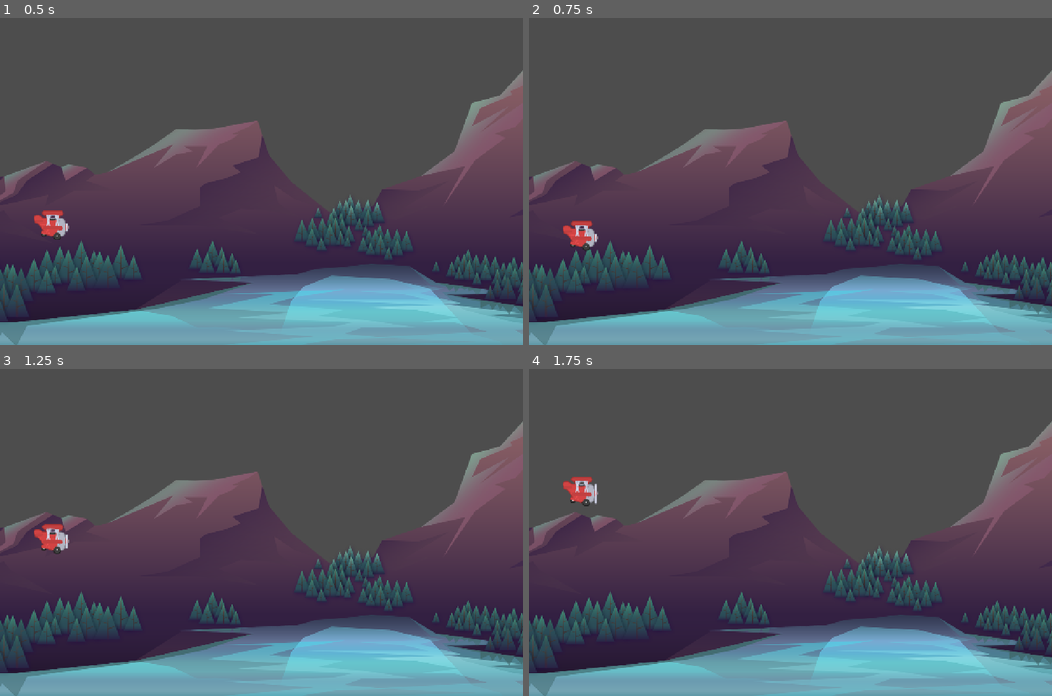
Above: before the commit, frames 1-4 (two rows, left to right).
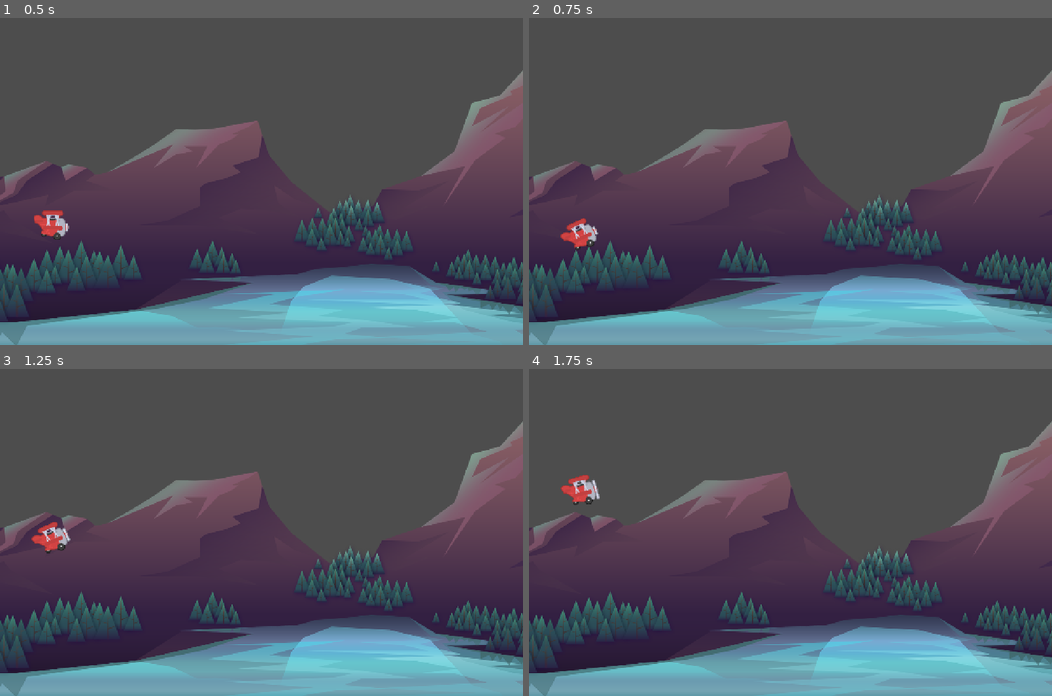
Above: after the commit, the same moments.

Repository: Edwin-Aguirre/Tappy-Plane
Game: Godot game, scene res://scenes/game.tscn
Same seed, same stepped clock (60 frames per second), same inputs: the game is played once before the commit and once after it.
Inputs:
- Up to frame 1 (0.5 s): no input
- Up to frame 2 (0.75 s): tap Space (jump) at 0.6 s
- Up to frame 3 (1.25 s): tap Space (jump) at 0.77, 1.07 s
- Up to frame 4 (1.75 s): tap Space (jump) at 1.35, 1.52 s

Frame 1 is identical in both runs. In frame 2, 0.3% of the frame differs, in the area x 6-14%, y 61-71%; in frame 3, 0.3%, in the area x 6-14%, y 46-57%; in frame 4, 0.3%.

Commit message:
Added Plane Animation and Pipe Scene

Diff:
--- a/scenes/game.tscn
+++ b/scenes/game.tscn
@@ -6,7 +6,7 @@
 
 [node name="Game" type="Node2D"]
 
-[node name="Rocks2" type="Sprite2D" parent="."]
+[node name="Background" type="Sprite2D" parent="."]
 position = Vector2(651, 278)
 texture = ExtResource("1_uwrxv")
 
--- a/scenes/plane.tscn
+++ b/scenes/plane.tscn
@@ -25,6 +25,43 @@
 [sub_resource type="CircleShape2D" id="CircleShape2D_md2q8"]
 radius = 35.0
 
+[sub_resource type="Animation" id="Animation_n0b6s"]
+resource_name = "jump"
+length = 0.3
+tracks/0/type = "value"
+tracks/0/imported = false
+tracks/0/enabled = true
+tracks/0/path = NodePath("AnimatedSprite2D:rotation")
+tracks/0/interp = 2
+tracks/0/loop_wrap = true
+tracks/0/keys = {
+"times": PackedFloat32Array(0, 0.1, 0.3),
+"transitions": PackedFloat32Array(1, 1, 1),
+"update": 0,
+"values": [0.0, -0.436332, 0.0]
+}
+
+[sub_resource type="Animation" id="Animation_ec1pi"]
+length = 0.001
+tracks/0/type = "value"
+tracks/0/imported = false
+tracks/0/enabled = true
+tracks/0/path = NodePath("AnimatedSprite2D:rotation")
+tracks/0/interp = 1
+tracks/0/loop_wrap = true
+tracks/0/keys = {
+"times": PackedFloat32Array(0),
+"transitions": PackedFloat32Array(1),
+"update": 0,
+"values": [0.0]
+}
+
+[sub_resource type="AnimationLibrary" id="AnimationLibrary_gvt5p"]
+_data = {
+&"RESET": SubResource("Animation_ec1pi"),
+&"jump": SubResource("Animation_n0b6s")
+}
+
 [node name="Plane" type="CharacterBody2D"]
 script = ExtResource("1_n0b6s")
 
@@ -36,3 +73,8 @@
 
 [node name="CollisionShape2D" type="CollisionShape2D" parent="."]
 shape = SubResource("CircleShape2D_md2q8")
+
+[node name="AnimationPlayer" type="AnimationPlayer" parent="."]
+libraries = {
+&"": SubResource("AnimationLibrary_gvt5p")
+}
--- /dev/null
+++ b/scenes/rock.tscn
@@ -0,0 +1,17 @@
+[gd_scene load_steps=3 format=3 uid="uid://bbu1qw82jiugy"]
+
+[ext_resource type="Texture2D" uid="uid://cvxphgdh52pne" path="res://assets/pipes/rockGrass.png" id="1_1di36"]
+
+[sub_resource type="ConvexPolygonShape2D" id="ConvexPolygonShape2D_mek2u"]
+points = PackedVector2Array(-2, -120, 5, -120, 44, 120, -65, 120)
+
+[node name="Rock" type="Area2D"]
+
+[node name="Sprite2D" type="Sprite2D" parent="."]
+texture = ExtResource("1_1di36")
+centered = false
+offset = Vector2(-65, 0)
+
+[node name="CollisionShape2D" type="CollisionShape2D" parent="."]
+position = Vector2(0, 120)
+shape = SubResource("ConvexPolygonShape2D_mek2u")
--- /dev/null
+++ b/scenes/rocks.tscn
@@ -0,0 +1,18 @@
+[gd_scene load_steps=3 format=3 uid="uid://bgjdddevoyrj2"]
+
+[ext_resource type="PackedScene" uid="uid://6wt56d4t13ty" path="res://scenes/star.tscn" id="1_f73mp"]
+[ext_resource type="PackedScene" uid="uid://bbu1qw82jiugy" path="res://scenes/rock.tscn" id="2_njeqb"]
+
+[node name="Rocks" type="Node2D"]
+
+[node name="Star" parent="." instance=ExtResource("1_f73mp")]
+
+[node name="Lower" parent="." instance=ExtResource("2_njeqb")]
+position = Vector2(0, 80)
+
+[node name="Upper" parent="." instance=ExtResource("2_njeqb")]
+position = Vector2(0, -80)
+rotation = 3.14159
+
+[node name="VisibleOnScreenNotifier2D" type="VisibleOnScreenNotifier2D" parent="."]
+position = Vector2(250, 0)
--- /dev/null
+++ b/scenes/star.tscn
@@ -0,0 +1,60 @@
+[gd_scene load_steps=6 format=3 uid="uid://6wt56d4t13ty"]
+
+[ext_resource type="Texture2D" uid="uid://c6f26v6g8f1ui" path="res://assets/pipes/starGold.png" id="1_mcqwg"]
+
+[sub_resource type="RectangleShape2D" id="RectangleShape2D_j6vao"]
+
+[sub_resource type="Animation" id="Animation_mcqwg"]
+resource_name = "hover"
+length = 1.2
+loop_mode = 1
+step = 0.1
+tracks/0/type = "value"
+tracks/0/imported = false
+tracks/0/enabled = true
+tracks/0/path = NodePath("Sprite2D:position")
+tracks/0/interp = 1
+tracks/0/loop_wrap = true
+tracks/0/keys = {
+"times": PackedFloat32Array(0, 0.3, 0.6, 0.9, 1.2),
+"transitions": PackedFloat32Array(1, 1, 1, 1, 1),
+"update": 0,
+"values": [Vector2(0, 0), Vector2(0, 5), Vector2(0, 0), Vector2(0, -5), Vector2(0, -9.53674e-07)]
+}
+
+[sub_resource type="Animation" id="Animation_j6vao"]
+length = 0.001
+tracks/0/type = "value"
+tracks/0/imported = false
+tracks/0/enabled = true
+tracks/0/path = NodePath("Sprite2D:position")
+tracks/0/interp = 1
+tracks/0/loop_wrap = true
+tracks/0/keys = {
+"times": PackedFloat32Array(0),
+"transitions": PackedFloat32Array(1),
+"update": 0,
+"values": [Vector2(0, 0)]
+}
+
+[sub_resource type="AnimationLibrary" id="AnimationLibrary_ef0hr"]
+_data = {
+&"RESET": SubResource("Animation_j6vao"),
+&"hover": SubResource("Animation_mcqwg")
+}
+
+[node name="Star" type="Area2D"]
+
+[node name="Sprite2D" type="Sprite2D" parent="."]
+texture = ExtResource("1_mcqwg")
+
+[node name="CollisionShape2D" type="CollisionShape2D" parent="."]
+position = Vector2(100, 0)
+scale = Vector2(1, 8)
+shape = SubResource("RectangleShape2D_j6vao")
+
+[node name="AnimationPlayer" type="AnimationPlayer" parent="."]
+libraries = {
+&"": SubResource("AnimationLibrary_ef0hr")
+}
+autoplay = "hover"
--- a/scripts/plane.gd
+++ b/scripts/plane.gd
@@ -2,6 +2,9 @@
 
 var gravity: float = ProjectSettings.get("physics/2d/default_gravity")
 var jump_force : float = -350.0
+
+@onready var animation_player: AnimationPlayer = $AnimationPlayer
+@onready var animated_sprite_2d: AnimatedSprite2D = $AnimatedSprite2D
 
 # Called when the node enters the scene tree for the first time.
 func _ready() -> void:
@@ -14,9 +17,19 @@
 
 
 func _physics_process(delta: float) -> void:
-	velocity.y += gravity * delta
-
-	if (Input.is_action_just_pressed("jump")):
-		velocity.y = jump_force
+	fly(delta)
 
 	move_and_slide()
+
+	if is_on_floor():
+		die()
+
+func fly(delta) -> void:
+	velocity.y += gravity * delta
+	if Input.is_action_just_pressed("jump"):
+		velocity.y = jump_force
+		animation_player.play("jump")
+
+func die() -> void:
+	animated_sprite_2d.stop()
+	set_physics_process(false)
Not shown: 1 places in scenes/plane.tscn that only renumber resources
